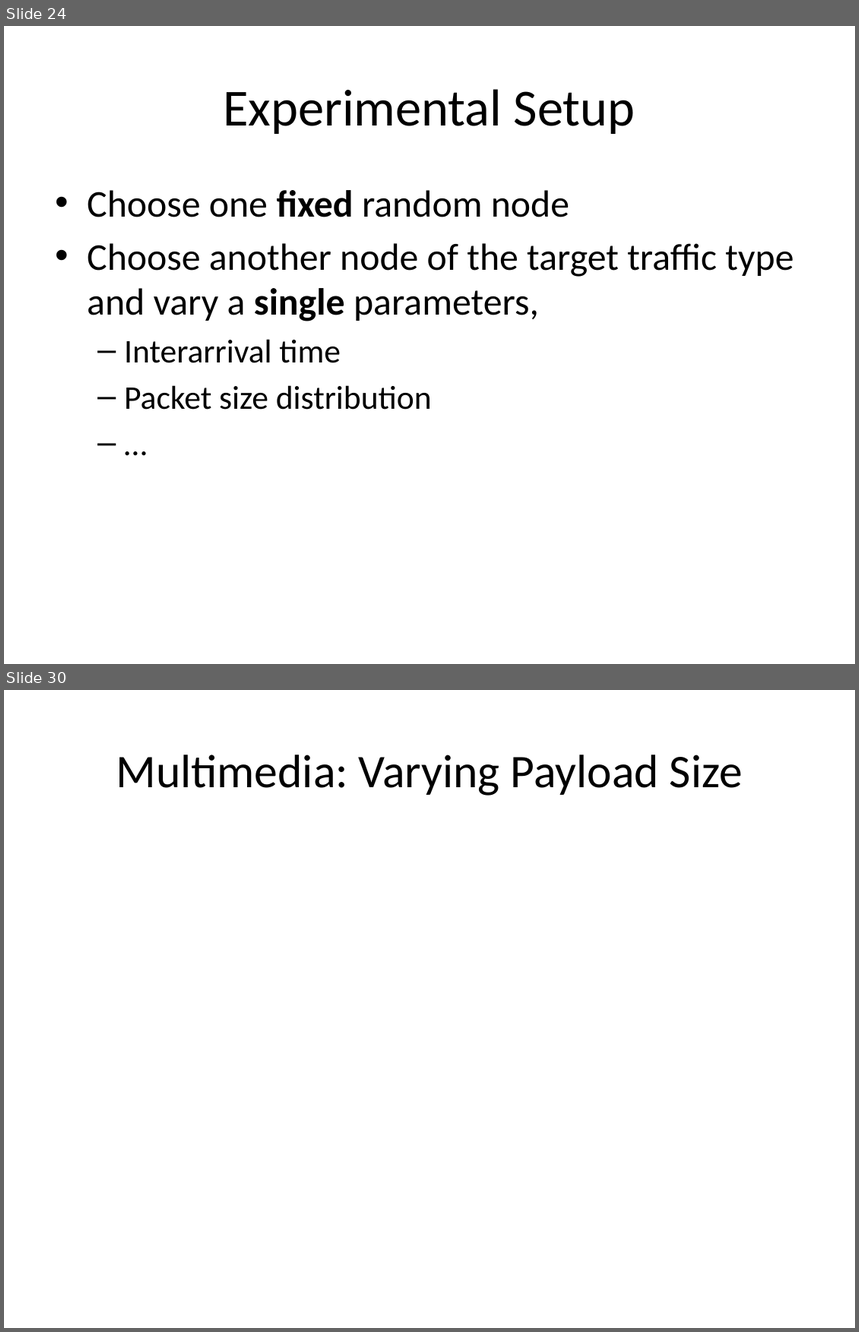
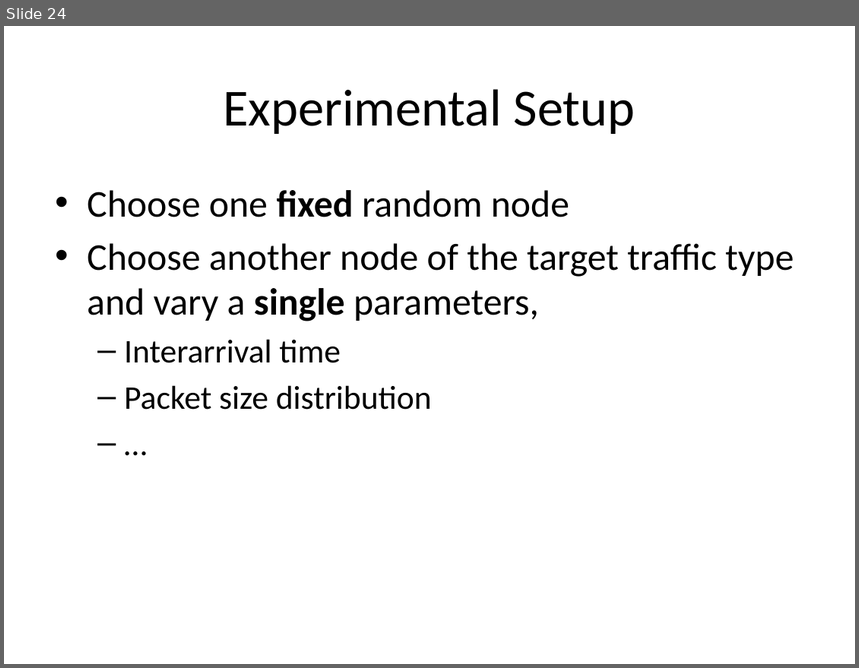
Before and after one commit to tamirh-uci/HeteroTrafficModels, a slide deck: presentation/slides.pptx. Shown one above the other, each under a label of ours: slides 24 and 30 before the commit, slide 24 after it; the slides between them are not shown. The pictures are 859x1332 and 859x668 pixels, drawn with LibreOffice and Linux fonts; fonts in the diff are those of the drawing. Boxes give left, top, right and bottom in pixels: in the first picture for what was removed or moved away, otherwise in the second. Text is boxed around its words. In the diff, an @@ line names an element or a change of style, - is before the commit and + after.

```diff
--- a/presentation/slides.pptx
+++ b/presentation/slides.pptx
@@ slide 30 removed at (4,690,855,1328), background #FFFFFF @@
@@ title removed at (116,755,743,796) @@
-Multimedia: Varying Payload Size
```
Also in this commit, not shown: 8 slides changed, 5 slides added, 2 other slides removed.
